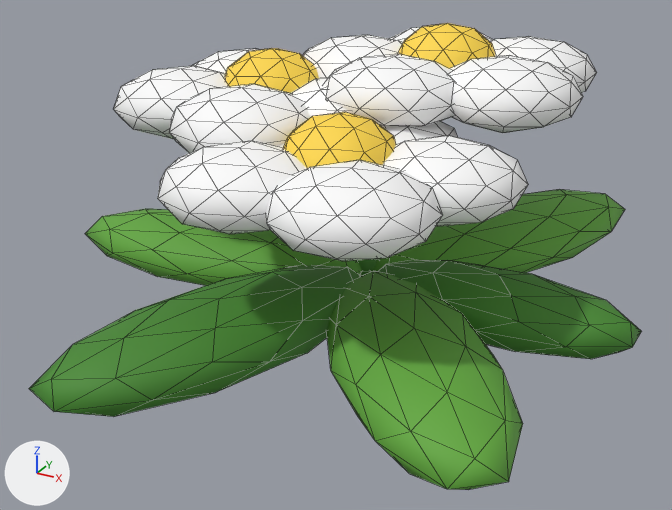
One commit to the FBX model Game/BlocksEscape/Assets/Prefabs/Scenery/FlowersWhite.fbx: the scene before it, then after it.
The view is the same before and after, from a camera (50 mm lens) standing at (0.353, -0.703, 0.395) and looking at (-0.019, -0.025, 0.056). Lighting does not change. The marker at lower left points along +X, +Y and +Z. The first picture is the older version. Mesh edges are drawn as thin lines. Where no turn or scale is listed for an object, it has been applied to the vertices.

The first picture shows 'FlowersWhite'.
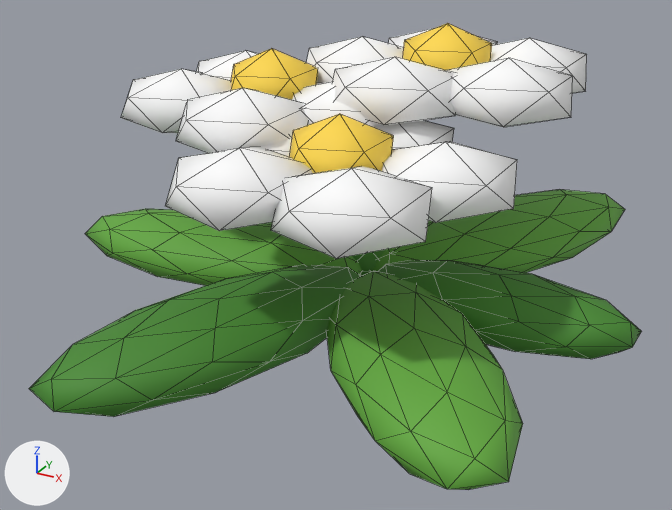
Where the change shows, as pixel boxes [x1, y1, x2, y2] in the pictures (672 x 510 px):
part 1 of me_flowerswhite, deleted: before [114, 23, 597, 261]

The change, as a list of edits to the scene's bpy script:
```text
Change me_flowerswhite:
    used by ob_flowerswhite; location = (0.0, 0.0, 0.0)
    remove me_flowerswhite.from_pydata(...)  # 1008 vertices, 1920 faces; spans x -0.305..0.247, y -0.309..0.317, z 0.0..0.251
    add me_flowerswhite.from_pydata(...)  # 468 vertices, 840 faces; spans x -0.305..0.247, y -0.309..0.317, z 0.0..0.251
    me_flowerswhite part 1: 540 vertices removed from x -0.228..0.165, y -0.225..0.223, z 0.137..0.245
```
